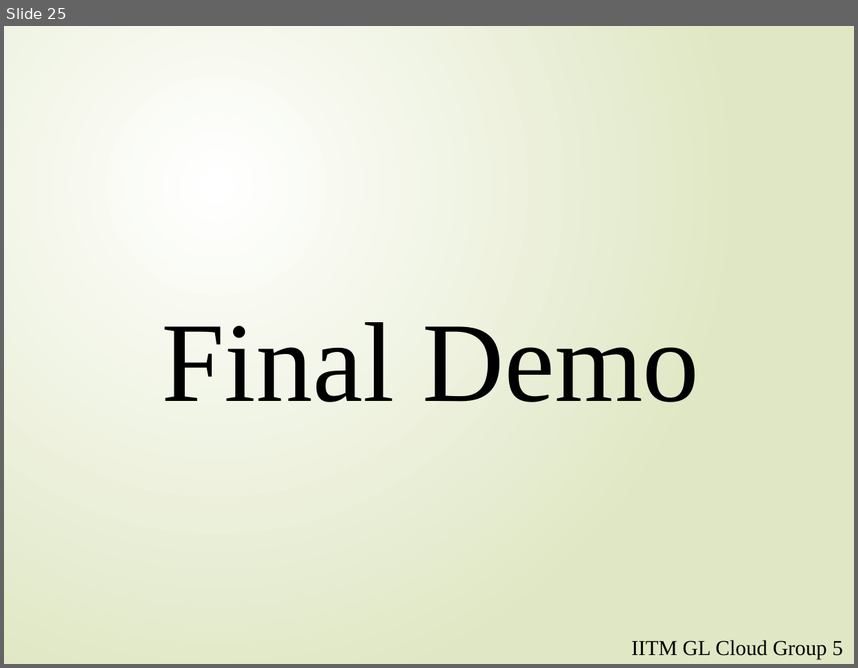
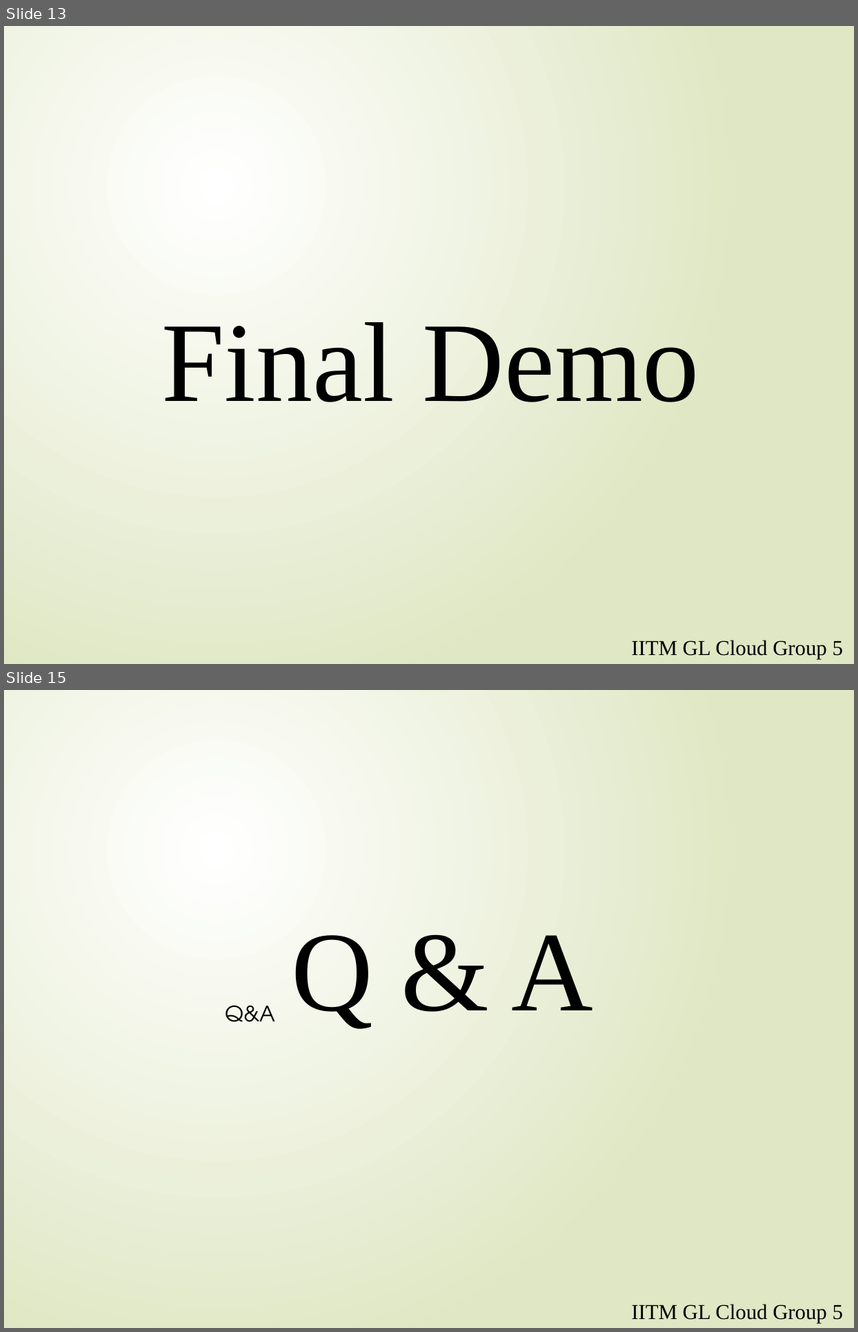
Before and after one commit to smitagarg1/Taxi-Agg_Final-Submission, a slide deck: GLTaxiAgg-BookingandTracking System.pptx. Shown one above the other, each under a label of ours: slide 25 before the commit, slides 13 and 15 after it; the slides between them are not shown. The pictures are 858x668 and 858x1332 pixels, drawn with LibreOffice and Linux fonts; fonts in the diff are those of the drawing. Boxes give left, top, right and bottom in pixels: in the first picture for what was removed or moved away, otherwise in the second. Text is boxed around its words. In the diff, an @@ line names an element or a change of style, - is before the commit and + after.

```diff
--- a/GLTaxiAgg-BookingandTracking System.pptx
+++ b/GLTaxiAgg-BookingandTracking System.pptx
@@ slide 15 added at (x1=4, y1=690, x2=854, y2=1328), background gradient #FFFFFF to #DFE8C4 @@
@@ text added at (x1=291, y1=935, x2=594, y2=1029), 96 pt, text #000000 @@
+Q & A
@@ text added at (x1=225, y1=1005, x2=276, y2=1022), 18 pt, text #000000 @@
+Q&A
@@ text added at (x1=631, y1=1303, x2=843, y2=1323), 18 pt, text #000000 @@
+IITM GL Cloud Group 5
@@ what was slide 25 is now slide 13 @@
```
Also in this commit, not shown: 8 slides changed, 3 other slides added, 14 slides removed, 2 other files.
